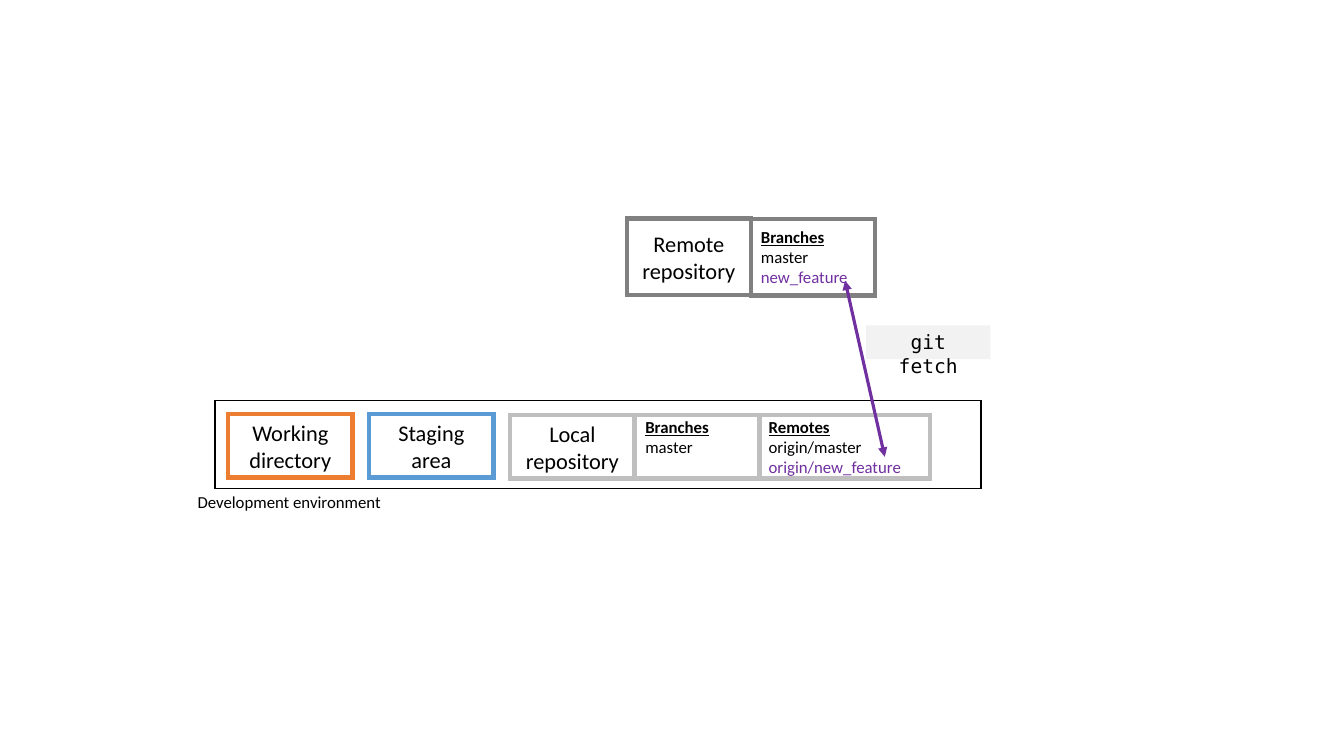
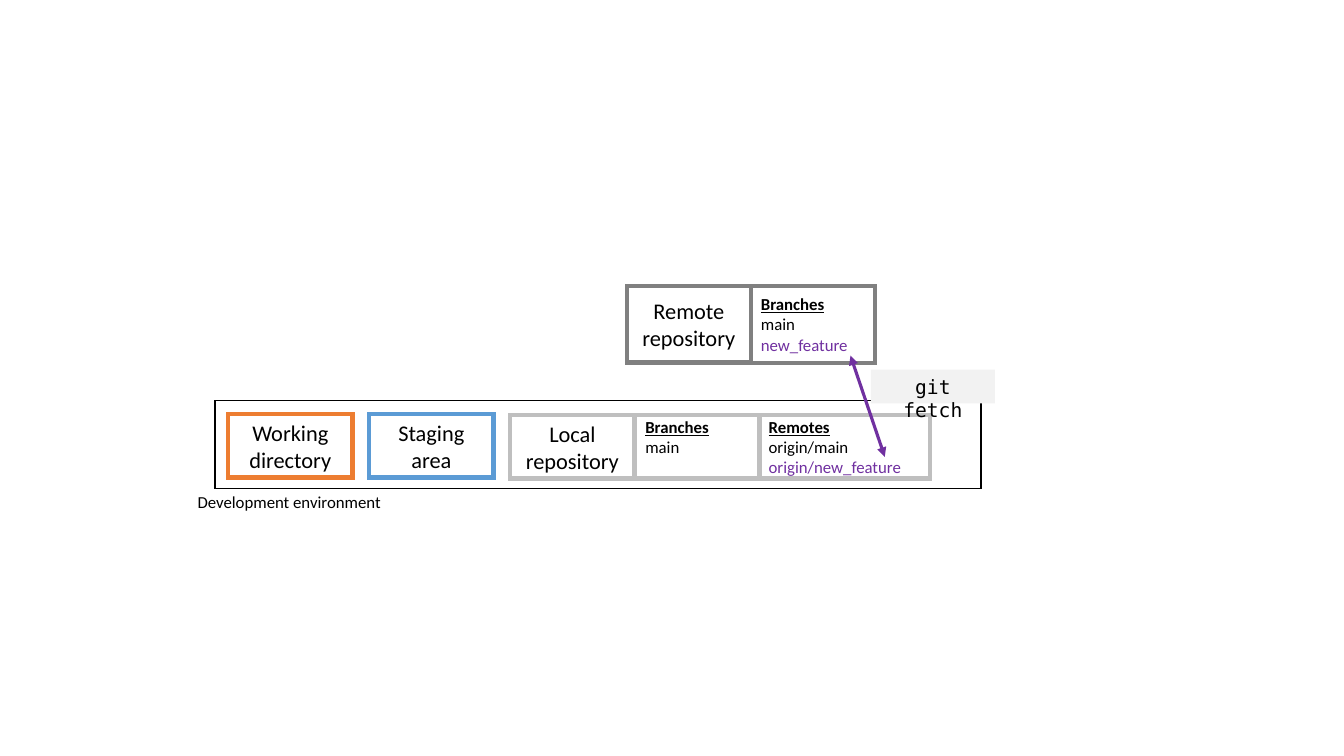
Before and after one commit to selinaZitrone/get-started-with-git, a slide deck: slide 25 of slides/img/images.pptx (slide 22 before the commit). Drawn at 1344x756 pixels with LibreOffice and Linux fonts; fonts in the diff are those of the drawing. Boxes give left, top, right and bottom in pixels: in the first picture for what was removed or moved away, otherwise in the second. Text is boxed around its words. In the diff, an @@ line names an element or a change of style, - is before the commit and + after.

```diff
--- a/slides/img/images.pptx
+++ b/slides/img/images.pptx
@@ rectangle "Remote repository" moved from (x1=627, y1=219, x2=751, y2=295) to (x1=627, y1=286, x2=751, y2=363) @@
@@ rectangle "Branches" moved from (x1=751, y1=219, x2=875, y2=295) to (x1=751, y1=286, x2=875, y2=363) @@
@@ text in rectangle at (x1=761, y1=318, x2=795, y2=330): text changed @@
-master
+main
@@ double arrow moved from (845, 280) - (885, 457) to (851, 356) - (885, 457) @@
@@ rectangle "git fetch" moved from (x1=866, y1=326, x2=990, y2=360) to (x1=871, y1=370, x2=995, y2=404) @@
@@ text in rectangle at (x1=645, y1=441, x2=679, y2=453): text changed @@
-master
+main
@@ text in rectangle at (x1=769, y1=441, x2=849, y2=456): text changed @@
-origin/master
+origin/main
```
Also in this commit, not shown: 7 other slides changed, 4 slides added, 18 other files.
